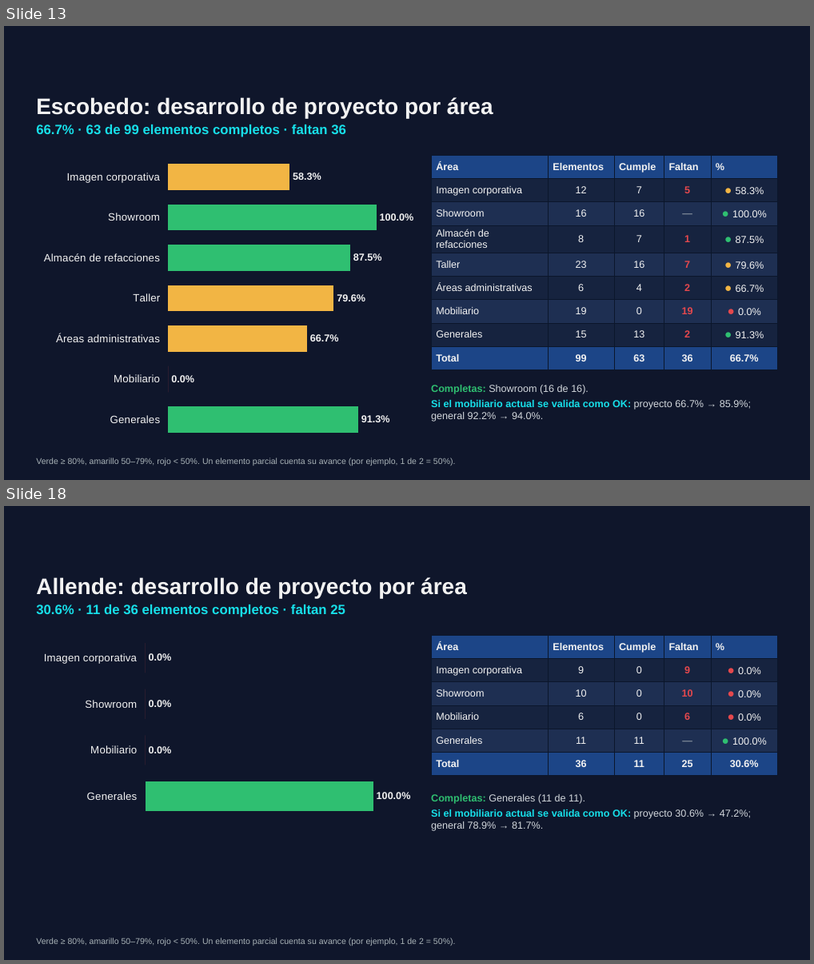
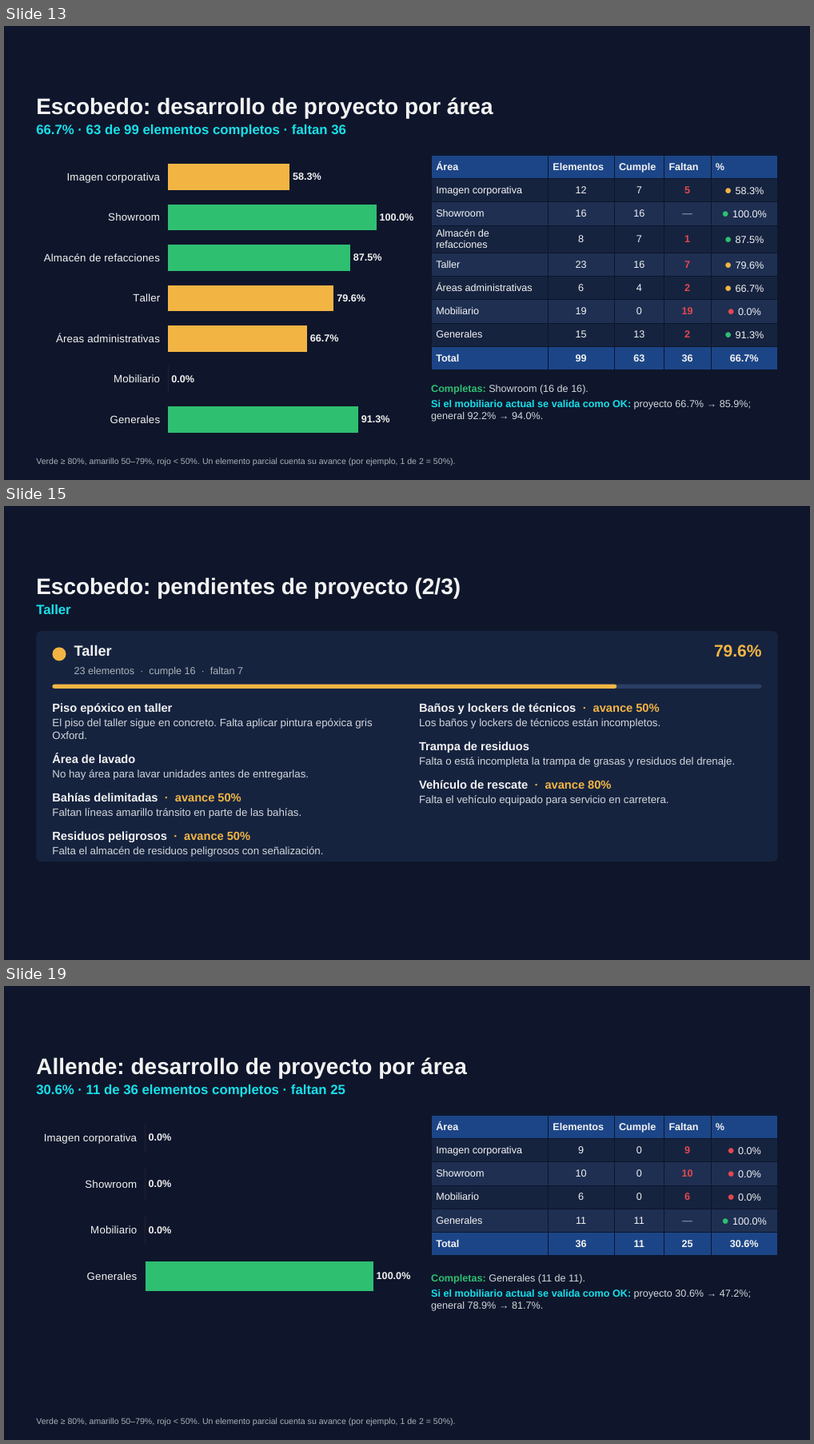
Before and after one commit to ReneDiz/Estatus-Distribuidores, a slide deck: presentacion/Grupo_Velcen_Estatus_nov2026.pptx. Shown one above the other, each under a label of ours: slides 13 and 18 before the commit, slides 13, 15 and 19 after it; the slides between them are not shown. The pictures are 814x964 and 814x1444 pixels, drawn with LibreOffice and Linux fonts; fonts in the diff are those of the drawing; background and template pictures are left out. Boxes give left, top, right and bottom in pixels: in the first picture for what was removed or moved away, otherwise in the second. Text is boxed around its words. In the diff, an @@ line names an element or a change of style, - is before the commit and + after.

```diff
--- a/presentacion/Grupo_Velcen_Estatus_nov2026.pptx
+++ b/presentacion/Grupo_Velcen_Estatus_nov2026.pptx
@@ slide 15 added at (4,506,810,960), background picture (left out); not listed: 1 template element that a slide beside it also shows @@
@@ text added at (36,577,462,598), 20 pt, text #F2F2F2, bold @@
+Escobedo: pendientes de proyecto (2/3)
@@ text added at (36,604,70,614), 12 pt, text #17DFE9, bold @@
+Taller
@@ rounded rectangle added at (36,631,778,861), fill #16233F @@
@@ ellipse added at (52,647,66,661), fill #F2B544 @@
@@ text added at (74,644,112,656), 13 pt, text #F2F2F2, bold @@
+Taller
@@ text added at (714,644,762,656), 15 pt, text #F2B544, bold @@
+79.6%
@@ text added at (74,667,243,676), 9 pt, text #A9B3B7 @@
+23 elementos · cumple 16 · faltan 7
@@ rounded rectangle added at (52,684,762,688), fill #2B3E63 @@
@@ rounded rectangle added at (52,684,617,688), fill #F2B544 @@
@@ text added at (52,703,372,856), 9.5 pt, text #D1D6DB @@
+Piso epóxico en taller
+El piso del taller sigue en concreto. Falta aplicar pintura epóxica gris Oxford.
+Área de lavado
+No hay área para lavar unidades antes de entregarlas.
+Bahías delimitadas · avance 50%
+Faltan líneas amarillo tránsito en parte de las bahías.
+Residuos peligrosos · avance 50%
+Falta el almacén de residuos peligrosos con señalización.
@@ text added at (419,703,735,805), 9.5 pt, text #D1D6DB @@
+Baños y lockers de técnicos · avance 50%
+Los baños y lockers de técnicos están incompletos.
+Trampa de residuos
+Falta o está incompleta la trampa de grasas y residuos del drenaje.
+Vehículo de rescate · avance 80%
+Falta el vehículo equipado para servicio en carretera.
@@ what was slide 18 is now slide 19 @@
```
Also in this commit, not shown: 9 slides changed, 6 other slides added, 4 slides removed, 3 other files.
